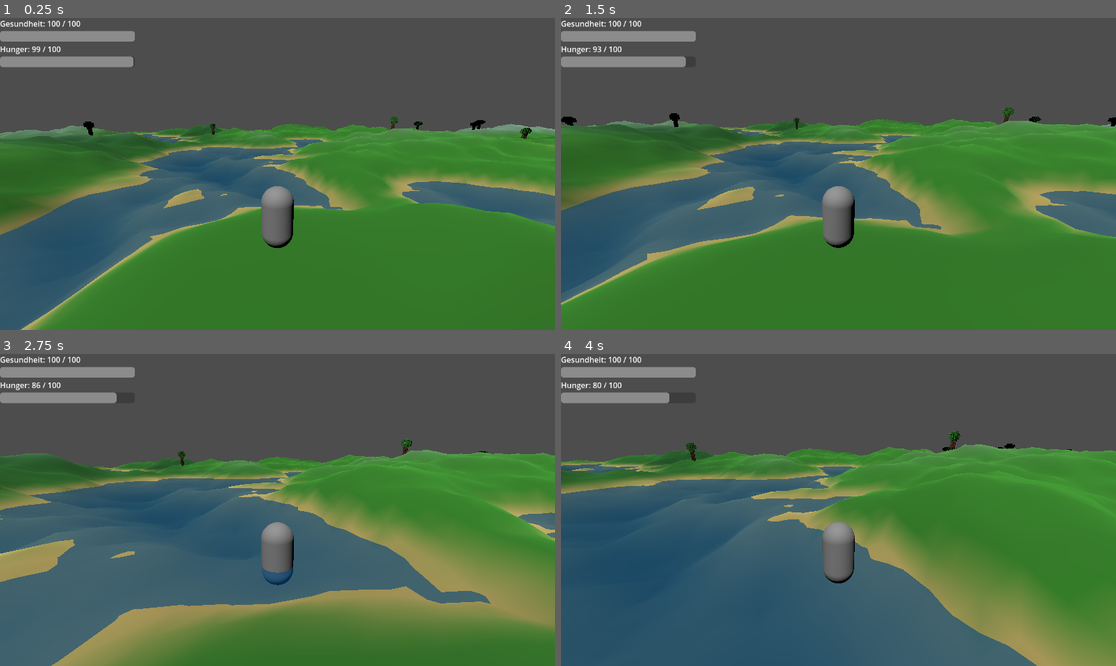
Above: before the commit, frames 1-4 (two rows, left to right).
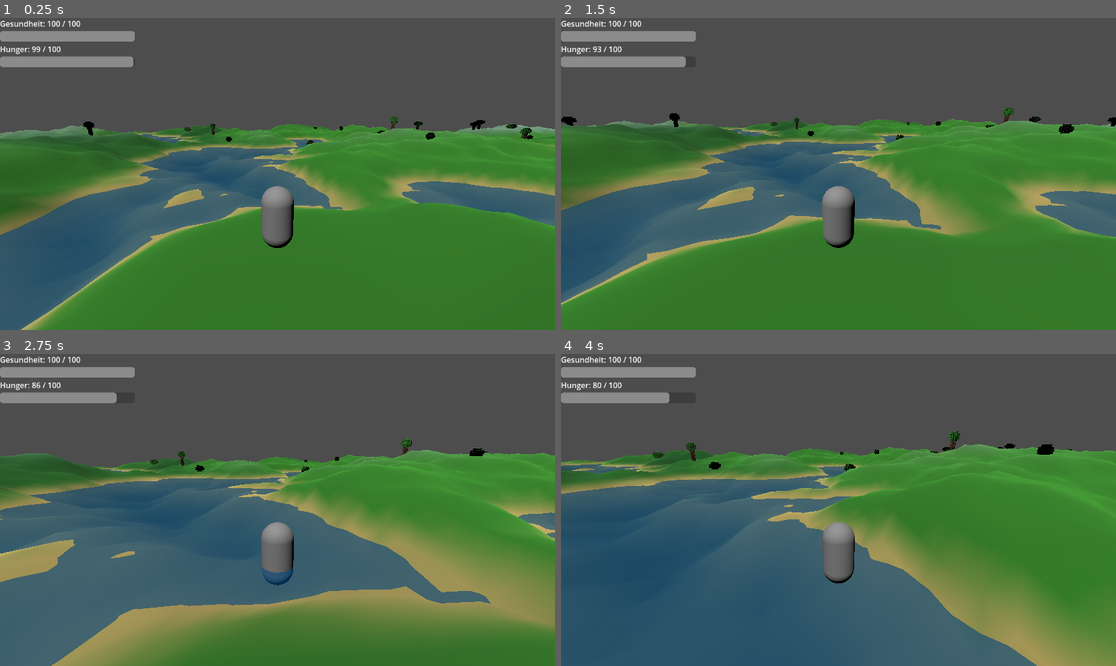
Above: after the commit, the same moments.

Repository: MajorDragonfly/voxelverse
Game: Godot game, scene res://main/main.tscn
The game is run twice, just before and just after one commit, with the same random seed, the same clock (stepped at 60 frames per second) and the same inputs.
Inputs (mouse positions are in pixels of both pictures, inside the frame that each line leads up to):
- Up to frame 1 (0.25 s): no input
- Up to frame 2 (1.5 s): move the mouse to (866, 174) at 0.52 s; hold W (move_forward) from 0.53 s (still down); click (866, 174) at 0.6 s; tap Space (jump) at 0.77 s; move the mouse to (810, 174) at 1.27 s; click (810, 174) at 1.35 s
- Up to frame 3 (2.75 s): keep holding W (move_forward); tap Space (jump) at 1.52 s; move the mouse to (288, 503) at 2.02 s; click (288, 503) at 2.1 s
- Up to frame 4 (4 s): keep holding W (move_forward); move the mouse to (832, 516) at 2.77 s; click (832, 516) at 2.85 s; tap Space (jump) at 3.02, 3.77 s; move the mouse to (877, 513) at 3.52 s; click (877, 513) at 3.6 s

The runs differ from the first frame. In frame 1, 0.1% of the frame differs, in the area x 33-97%, y 34-41%; in frame 2, 0.1%; in frame 3, 0.1%; in frame 4, 0.2%, in the area x 16-89%, y 28-38%.

Commit message:
Add procedural berry bush distribution

Diff:
--- a/main/main.tscn
+++ b/main/main.tscn
@@ -2,7 +2,6 @@
 
 [ext_resource type="PackedScene" uid="uid://cflvob4gek5k0" path="res://creatures/player/player.tscn" id="1_53q0u"]
 [ext_resource type="PackedScene" uid="uid://d1vpfpfcqte7w" path="res://world/world_manager.tscn" id="2_pjrb6"]
-[ext_resource type="PackedScene" uid="uid://c0o6hud5mkoyd" path="res://world/resources/plants/berry_bush.tscn" id="3_xwkvk"]
 
 [node name="Main" type="Node3D" unique_id=926892959]
 
@@ -13,6 +12,3 @@
 transform = Transform3D(1, 0, 0, 0, 1, 0, 0, 0, 1, 0, 3, 0)
 
 [node name="WorldManager" parent="." unique_id=583502211 instance=ExtResource("2_pjrb6")]
-
-[node name="BerryBush" parent="." unique_id=567949051 instance=ExtResource("3_xwkvk")]
-transform = Transform3D(1, 0, 0, 0, 1, 0, 0, 0, 1, 4, 0, 4)
--- a/world/resources/terrain/terrain_chunk.gd
+++ b/world/resources/terrain/terrain_chunk.gd
@@ -5,9 +5,18 @@
 	"res://world/resources/trees/tree.tscn"
 )
 
+const BERRY_BUSH_SCENE: PackedScene = preload(
+	"res://world/resources/plants/berry_bush.tscn"
+)
+
 const TREE_ATTEMPTS_PER_CHUNK: int = 8
+const BUSH_ATTEMPTS_PER_CHUNK: int = 14
+
 const OBJECT_EDGE_MARGIN: float = 3.0
 const SPAWN_CLEAR_RADIUS: float = 8.0
+const MINIMUM_OBJECT_DISTANCE: float = 2.0
+
+const BUSH_SEED_OFFSET: int = 83_492_791
 
 
 @export_category("Chunk Geometry")
@@ -164,6 +173,10 @@
 	surface_tool.generate_normals()
 
 	var generated_mesh: ArrayMesh = surface_tool.commit()
+
+	if generated_mesh == null:
+		push_error("Terrain mesh could not be generated.")
+		return
 
 	terrain_mesh.mesh = generated_mesh
 	terrain_collision.shape = (
@@ -293,13 +306,25 @@
 func _generate_objects() -> void:
 	_clear_generated_objects()
 
+	var placed_positions: Array[Vector2] = []
+
+	_generate_trees(placed_positions)
+	_generate_berry_bushes(placed_positions)
+
+
+func _generate_trees(
+	placed_positions: Array[Vector2]
+) -> void:
 	var random := RandomNumberGenerator.new()
-	random.seed = _get_chunk_seed()
+
+	# Diese Berechnung entspricht dem bisherigen Baum-Seed.
+	# Dadurch bleiben vorhandene Baumpositionen erhalten.
+	random.seed = _get_tree_chunk_seed()
 
 	var half_width := get_chunk_width() * 0.5
 	var half_depth := get_chunk_depth() * 0.5
 
-	for attempt in range(TREE_ATTEMPTS_PER_CHUNK):
+	for _attempt in range(TREE_ATTEMPTS_PER_CHUNK):
 		var local_x := random.randf_range(
 			-half_width + OBJECT_EDGE_MARGIN,
 			half_width - OBJECT_EDGE_MARGIN
@@ -310,33 +335,22 @@
 			half_depth - OBJECT_EDGE_MARGIN
 		)
 
-		var world_x := (
-			float(chunk_coordinates.x) * get_chunk_width()
-			+ local_x
-		)
-
-		var world_z := (
-			float(chunk_coordinates.y) * get_chunk_depth()
-			+ local_z
-		)
-
-		# Der Startbereich bleibt zunächst frei.
-		var distance_to_spawn := Vector2(
-			world_x,
-			world_z
-		).length()
-
-		if distance_to_spawn < SPAWN_CLEAR_RADIUS:
+		var world_position := _get_world_position_2d(
+			local_x,
+			local_z
+		)
+
+		if world_position.length() < SPAWN_CLEAR_RADIUS:
 			continue
 
 		var terrain_height := WorldGenerator.get_terrain_height(
-			world_x,
-			world_z
+			world_position.x,
+			world_position.y
 		)
 
 		var biome := WorldGenerator.get_biome(
-			world_x,
-			world_z,
+			world_position.x,
+			world_position.y,
 			terrain_height
 		)
 
@@ -347,12 +361,81 @@
 		if random.randf() > spawn_probability:
 			continue
 
-		_create_tree(
+		if _create_tree(
 			local_x,
 			local_z,
 			terrain_height,
 			random
-		)
+		):
+			placed_positions.append(
+				Vector2(local_x, local_z)
+			)
+
+
+func _generate_berry_bushes(
+	placed_positions: Array[Vector2]
+) -> void:
+	var random := RandomNumberGenerator.new()
+	random.seed = _get_bush_chunk_seed()
+
+	var half_width := get_chunk_width() * 0.5
+	var half_depth := get_chunk_depth() * 0.5
+
+	for _attempt in range(BUSH_ATTEMPTS_PER_CHUNK):
+		var local_x := random.randf_range(
+			-half_width + OBJECT_EDGE_MARGIN,
+			half_width - OBJECT_EDGE_MARGIN
+		)
+
+		var local_z := random.randf_range(
+			-half_depth + OBJECT_EDGE_MARGIN,
+			half_depth - OBJECT_EDGE_MARGIN
+		)
+
+		var local_position_2d := Vector2(
+			local_x,
+			local_z
+		)
+
+		if not _is_object_position_clear(
+			local_position_2d,
+			placed_positions
+		):
+			continue
+
+		var world_position := _get_world_position_2d(
+			local_x,
+			local_z
+		)
+
+		if world_position.length() < SPAWN_CLEAR_RADIUS:
+			continue
+
+		var terrain_height := WorldGenerator.get_terrain_height(
+			world_position.x,
+			world_position.y
+		)
+
+		var biome := WorldGenerator.get_biome(
+			world_position.x,
+			world_position.y,
+			terrain_height
+		)
+
+		var spawn_probability := (
+			_get_bush_spawn_probability(biome)
+		)
+
+		if random.randf() > spawn_probability:
+			continue
+
+		if _create_berry_bush(
+			local_x,
+			local_z,
+			terrain_height,
+			random
+		):
+			placed_positions.append(local_position_2d)
 
 
 func _create_tree(
@@ -360,12 +443,12 @@
 	local_z: float,
 	terrain_height: float,
 	random: RandomNumberGenerator
-) -> void:
+) -> bool:
 	var tree := TREE_SCENE.instantiate() as Node3D
 
 	if tree == null:
 		push_error("Tree scene could not be instantiated.")
-		return
+		return false
 
 	objects.add_child(tree)
 
@@ -386,6 +469,45 @@
 	)
 
 	tree.scale = Vector3.ONE * scale_factor
+
+	return true
+
+
+func _create_berry_bush(
+	local_x: float,
+	local_z: float,
+	terrain_height: float,
+	random: RandomNumberGenerator
+) -> bool:
+	var bush := BERRY_BUSH_SCENE.instantiate() as Node3D
+
+	if bush == null:
+		push_error(
+			"Berry bush scene could not be instantiated."
+		)
+		return false
+
+	objects.add_child(bush)
+
+	bush.position = Vector3(
+		local_x,
+		terrain_height,
+		local_z
+	)
+
+	bush.rotation.y = random.randf_range(
+		0.0,
+		TAU
+	)
+
+	var scale_factor := random.randf_range(
+		0.85,
+		1.15
+	)
+
+	bush.scale = Vector3.ONE * scale_factor
+
+	return true
 
 
 func _get_tree_spawn_probability(
@@ -405,7 +527,53 @@
 			return 0.0
 
 
-func _get_chunk_seed() -> int:
+func _get_bush_spawn_probability(
+	biome: int
+) -> float:
+	match biome:
+		WorldGenerator.Biome.GRASSLAND:
+			return 0.55
+
+		WorldGenerator.Biome.WETLAND:
+			return 0.80
+
+		WorldGenerator.Biome.COLD_GRASSLAND:
+			return 0.20
+
+		WorldGenerator.Biome.STEPPE:
+			return 0.08
+
+		_:
+			return 0.0
+
+
+func _is_object_position_clear(
+	candidate_position: Vector2,
+	placed_positions: Array[Vector2]
+) -> bool:
+	for placed_position in placed_positions:
+		if (
+			candidate_position.distance_to(placed_position)
+			< MINIMUM_OBJECT_DISTANCE
+		):
+			return false
+
+	return true
+
+
+func _get_world_position_2d(
+	local_x: float,
+	local_z: float
+) -> Vector2:
+	return Vector2(
+		float(chunk_coordinates.x) * get_chunk_width()
+			+ local_x,
+		float(chunk_coordinates.y) * get_chunk_depth()
+			+ local_z
+	)
+
+
+func _get_tree_chunk_seed() -> int:
 	return (
 		GameState.world_seed
 		+ chunk_coordinates.x * 73_856_093
@@ -413,6 +581,13 @@
 	)
 
 
+func _get_bush_chunk_seed() -> int:
+	return (
+		_get_tree_chunk_seed()
+		+ BUSH_SEED_OFFSET
+	)
+
+
 func _clear_generated_objects() -> void:
 	for child in objects.get_children():
 		child.queue_free()
